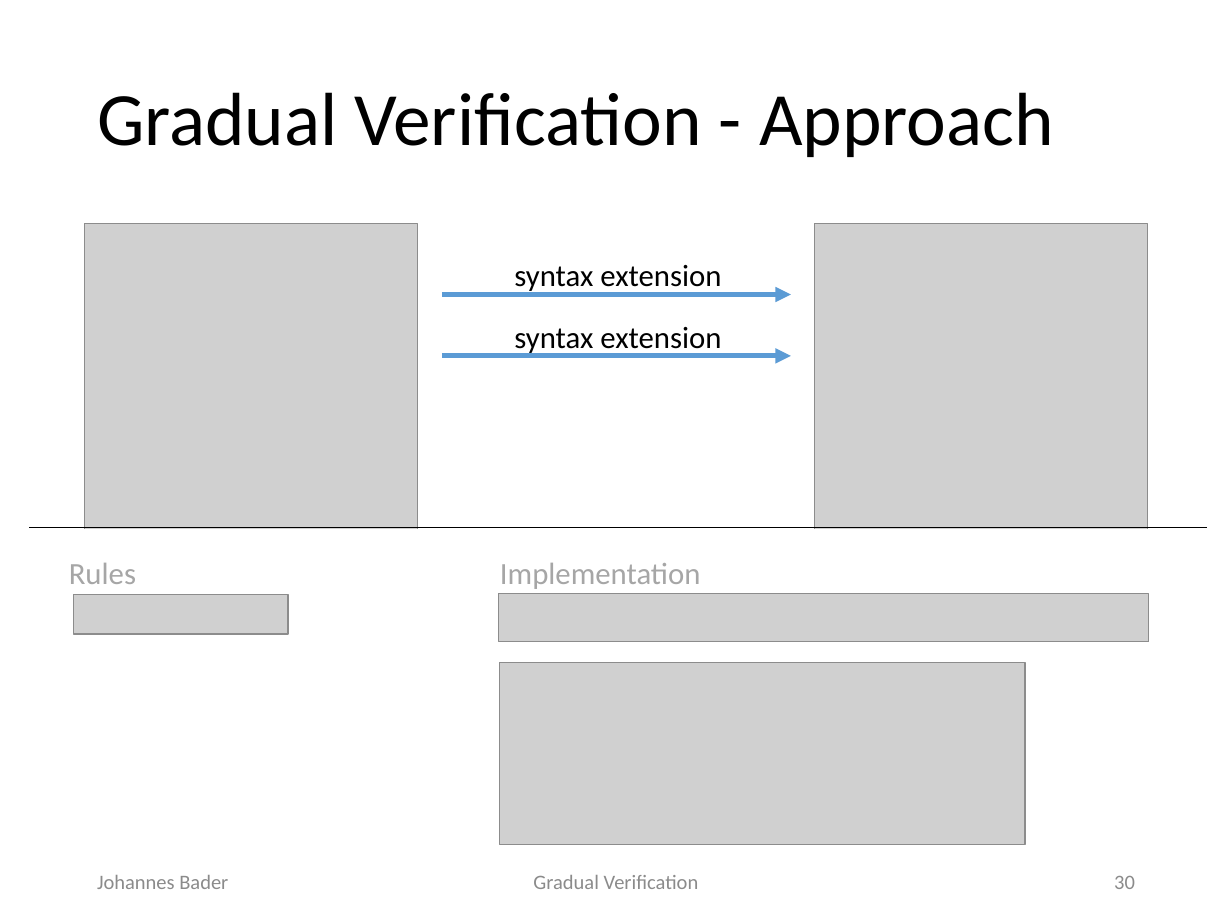
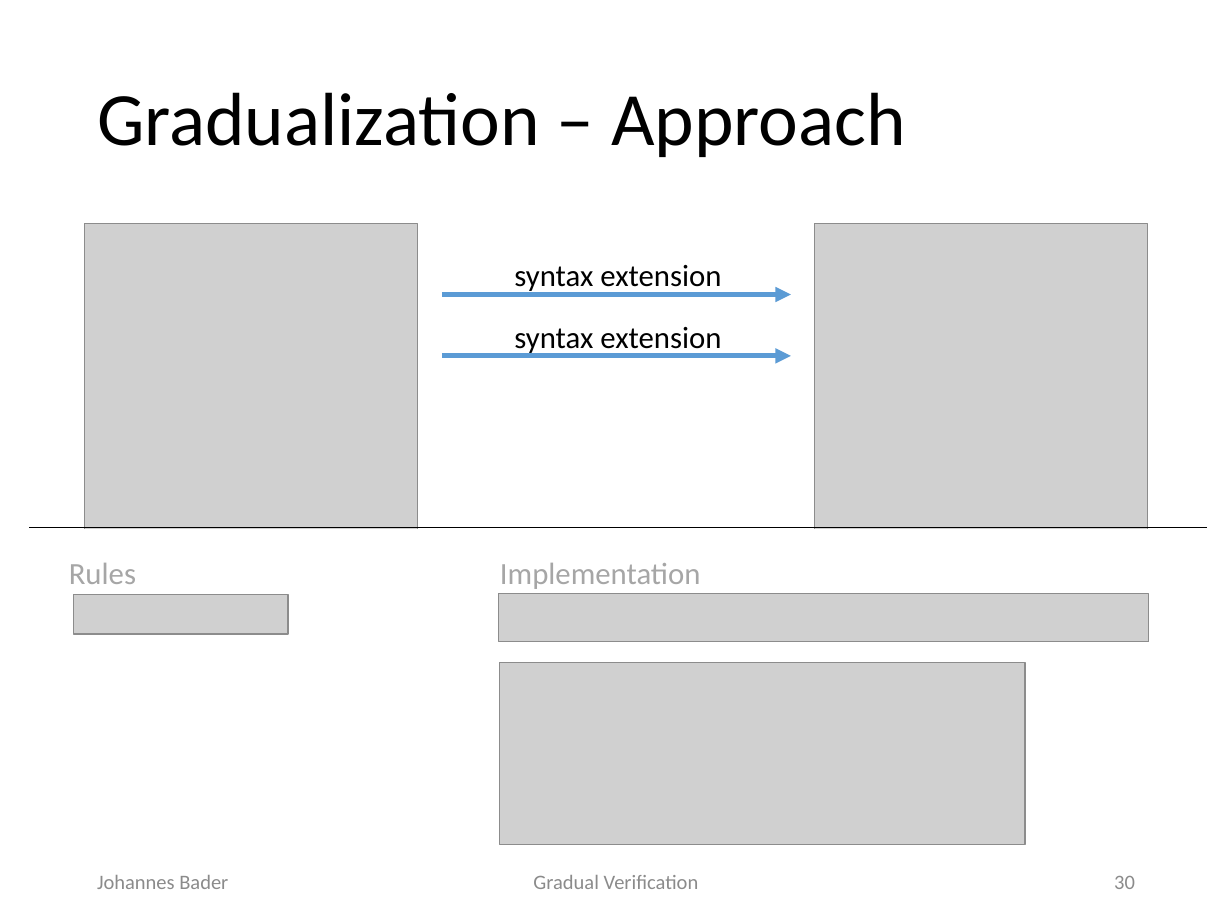
Before and after one commit to olydis/GradVerThesis, a slide deck: slide 30 of presentation/PLunch.pptx. Drawn at 1232x924 pixels with LibreOffice and Linux fonts; fonts in the diff are those of the drawing; grey boxes stand for pictures. Boxes give left, top, right and bottom in pixels: in the first picture for what was removed or moved away, otherwise in the second. Text is boxed around its words. In the diff, an @@ line names an element or a change of style, - is before the commit and + after.

```diff
--- a/presentation/PLunch.pptx
+++ b/presentation/PLunch.pptx
@@ title at bbox=[97, 92, 906, 157]: text changed @@
-Gradual Verification - Approach
+Gradualization – Approach
```
Also in this commit, not shown: 7 other slides changed.
